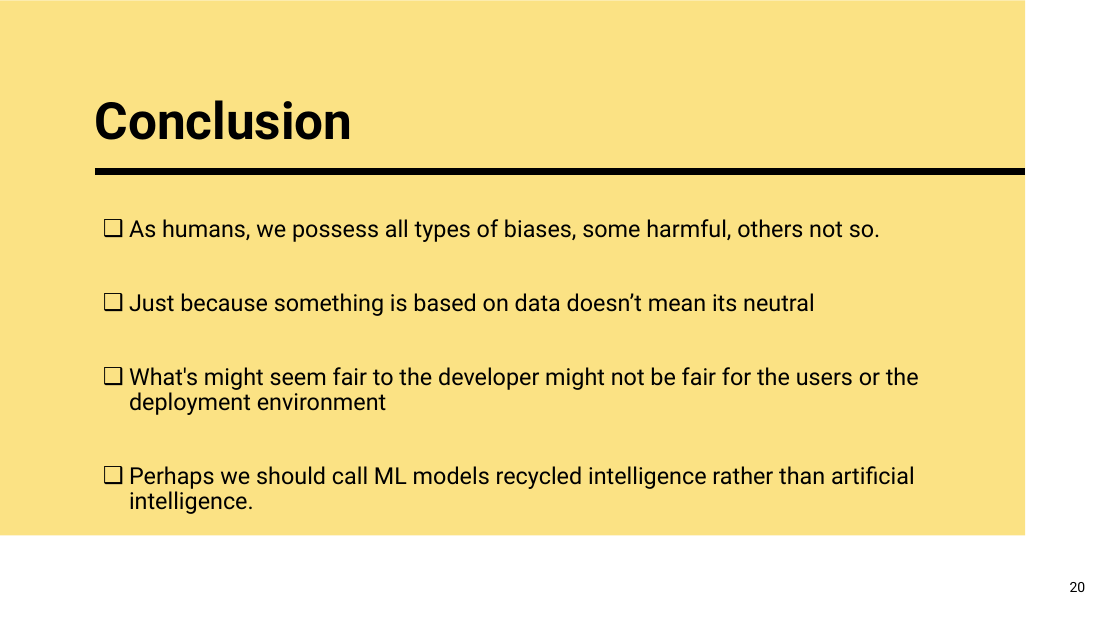
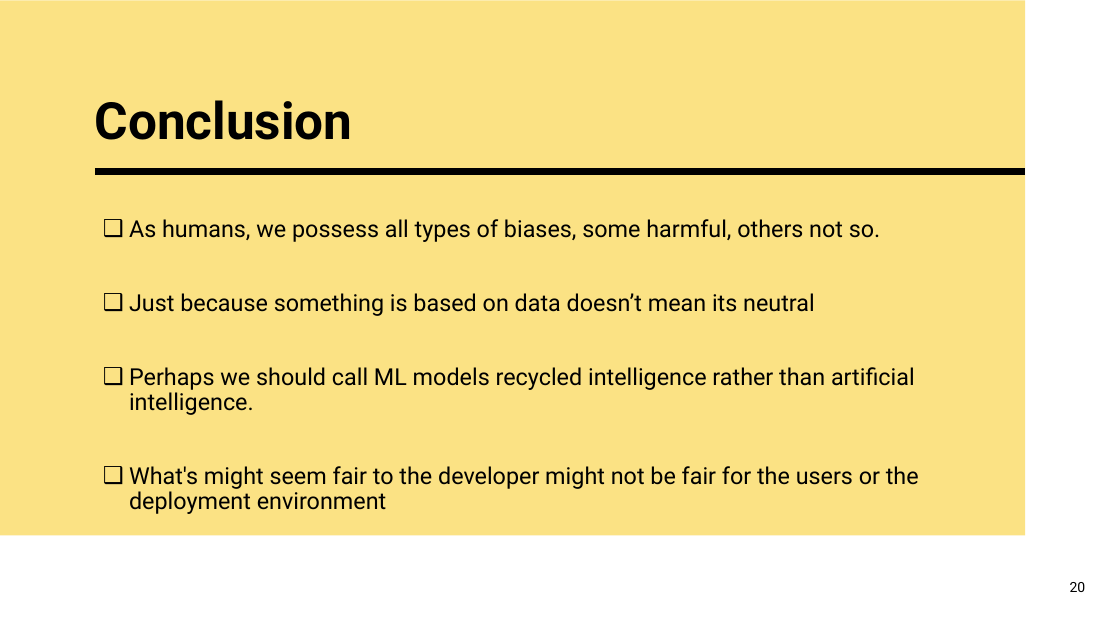
Before and after one commit to alhuri/Essential-Ethics-Bias-and-Fairness, a slide deck: slide 20 of Ethics_Bias_and_Fairness.pptx. Drawn at 1120x630 pixels with LibreOffice and Linux fonts; fonts in the diff are those of the drawing. Boxes give left, top, right and bottom in pixels: in the first picture for what was removed or moved away, otherwise in the second. Text is boxed around its words. In the diff, an @@ line names an element or a change of style, - is before the commit and + after.

Commit message:
update the presentation

```diff
--- a/Ethics_Bias_and_Fairness.pptx
+++ b/Ethics_Bias_and_Fairness.pptx
@@ text at [129,367,915,415]: paragraph added @@
+❑ Perhaps we should call ML models recycled intelligence rather than artificial intelligence.
@@ text at [129,466,915,514]: paragraph removed @@
-❑ Perhaps we should call ML models recycled intelligence rather than artificial intelligence.
```
Also in this commit, not shown: 5 other slides changed.
